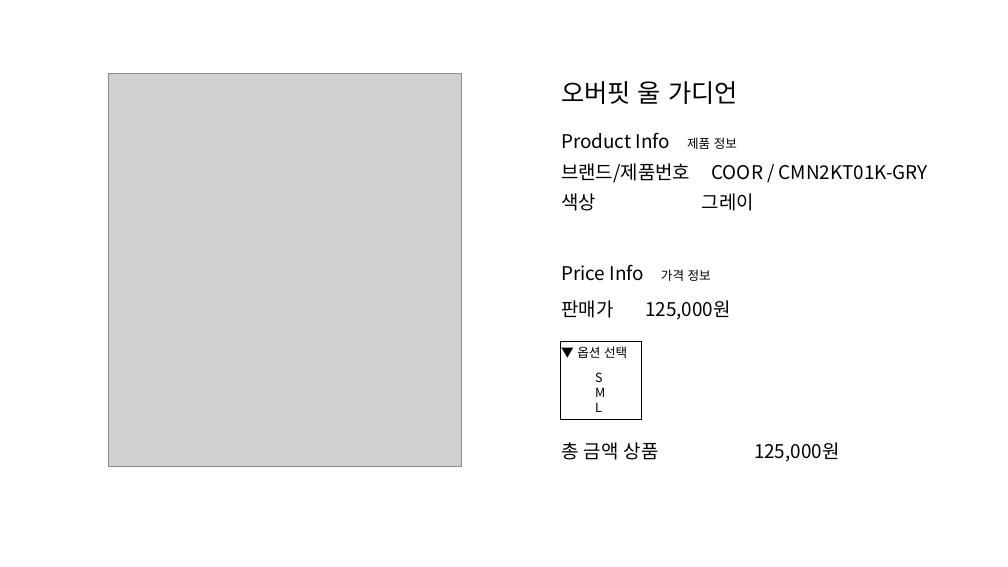
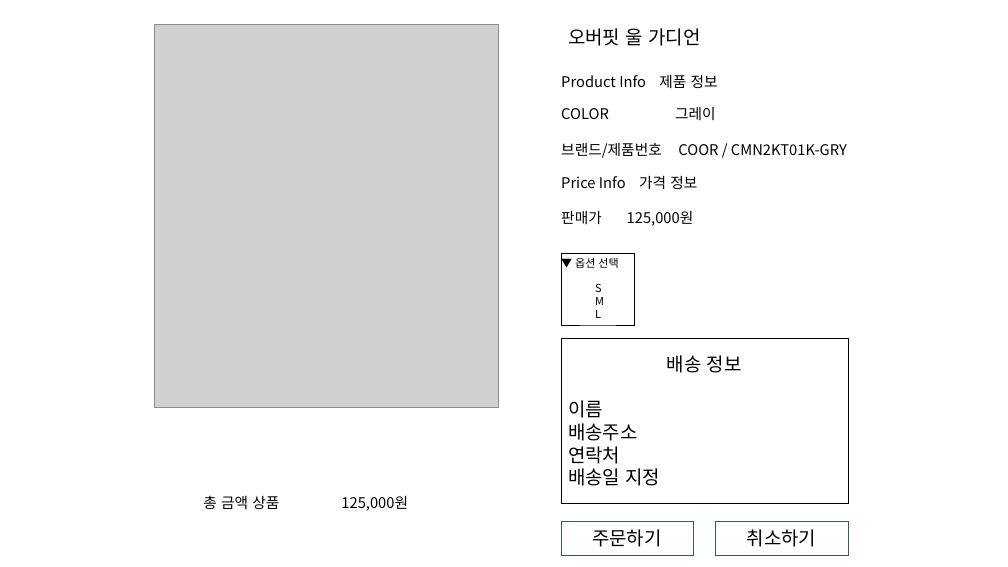
Before and after one commit to iyg072648/web-a, a slide deck: slide 2 of 중간고사/쇼핑몰 페이지.pptx. Drawn at 1008x567 pixels with LibreOffice and Linux fonts; fonts in the diff are those of the drawing; grey boxes stand for pictures. Boxes give left, top, right and bottom in pixels: in the first picture for what was removed or moved away, otherwise in the second. Text is boxed around its words. In the diff, an @@ line names an element or a change of style, - is before the commit and + after.

```diff
--- a/중간고사/쇼핑몰 페이지.pptx
+++ b/중간고사/쇼핑몰 페이지.pptx
@@ picture: place and size @@
-picture at bbox=[108, 73, 461, 467]
+picture at bbox=[155, 24, 499, 408]
@@ text "오버핏 울 가디언": place and size @@
-text "오버핏 울 가디언" at bbox=[561, 81, 738, 104]
+text "오버핏 울 가디언" at bbox=[568, 28, 700, 46]
@@ text "오버핏 울 가디언" at bbox=[568, 28, 700, 46]: size 24 to 18 pt @@
@@ text "Product Info 제품 정보": place and size @@
-text "Product Info 제품 정보" at bbox=[561, 132, 737, 149]
+text "Product Info 제품 정보" at bbox=[561, 75, 718, 88]
@@ text "Product Info 제품 정보" at bbox=[561, 75, 718, 88]: size 18 to 14 pt in "Product Info"; size 12 to 14 pt in "제품 정보" @@
@@ text at bbox=[561, 107, 716, 120]: text changed; size 18 to 14 pt @@
-색상 그레이
+COLOR 그레이
@@ text "브랜드/제품번호 COOR / CMN2KT01K-GRY": place and size @@
-text "브랜드/제품번호 COOR / CMN2KT01K-GRY" at bbox=[561, 163, 928, 183]
+text "브랜드/제품번호 COOR / CMN2KT01K-GRY" at bbox=[561, 143, 847, 158]
@@ text "Price Info 가격 정보": place and size @@
-text "Price Info 가격 정보" at bbox=[561, 264, 711, 281]
+text "Price Info 가격 정보" at bbox=[561, 176, 697, 189]
@@ text "Price Info 가격 정보" at bbox=[561, 176, 697, 189]: size 18 to 14 pt in "Price Info"; size 12 to 14 pt in "가격 정보" @@
@@ text "판매가 125,000원": place and size @@
-text "판매가 125,000원" at bbox=[561, 300, 731, 320]
+text "판매가 125,000원" at bbox=[561, 211, 694, 226]
@@ text "▼ 옵션 선택": place and size @@
-text "▼ 옵션 선택" at bbox=[577, 346, 627, 358]
+text "▼ 옵션 선택" at bbox=[575, 258, 618, 268]
@@ text "▼ 옵션 선택" at bbox=[575, 258, 618, 268]: size 12 to 10.5 pt @@
@@ rectangle: place and size @@
-rectangle at bbox=[560, 342, 641, 420]
+rectangle at bbox=[561, 253, 634, 325]
@@ rectangle at bbox=[561, 253, 634, 325]: outline #000000 1 pt to #000000 0.25 pt @@
@@ text "S M L" at bbox=[595, 283, 604, 318]: size 12 to 10.5 pt @@
@@ text "S M L": place and size @@
-text "S M L" at bbox=[595, 372, 605, 412]
+text "S M L" at bbox=[595, 283, 604, 318]
@@ rectangle added at bbox=[561, 338, 848, 504], fill #FFFFFF, outline #000000 0.25 pt, 18 pt, text #000000 @@
+배송 정보
+이름
+배송주소
+연락처
+배송일 지정
@@ size 18 to 14 pt in 3 elements at bbox=[561, 143, 847, 158], bbox=[561, 211, 694, 226], bbox=[203, 496, 408, 511] @@
@@ text "총 금액 상품 125,000원": place and size @@
-text "총 금액 상품 125,000원" at bbox=[561, 442, 840, 462]
+text "총 금액 상품 125,000원" at bbox=[203, 496, 408, 511]
@@ rectangle added at bbox=[561, 522, 693, 555], fill #FFFFFF, outline #325491 0.25 pt, 18 pt, text #000000 @@
+주문하기
@@ rectangle added at bbox=[715, 522, 848, 555], fill #FFFFFF, outline #325491 0.25 pt, 18 pt, text #000000 @@
+취소하기
```
Also in this commit, not shown: 1 other slide changed, 1 slide removed, 2 other files.
